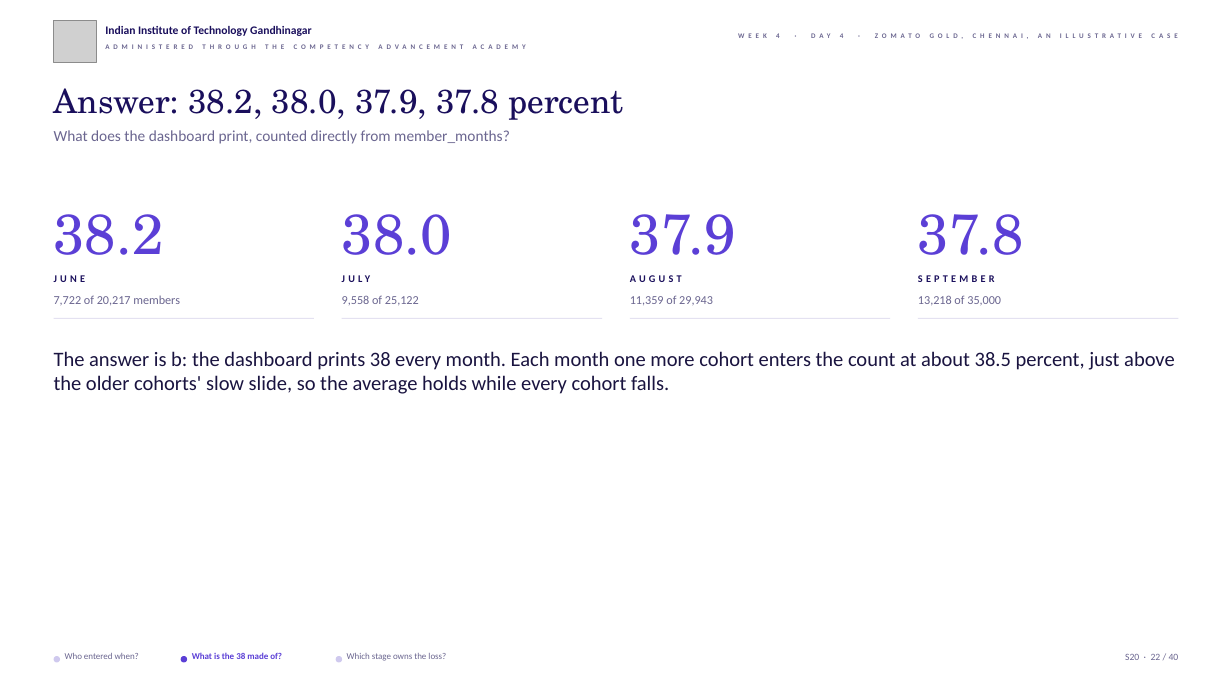
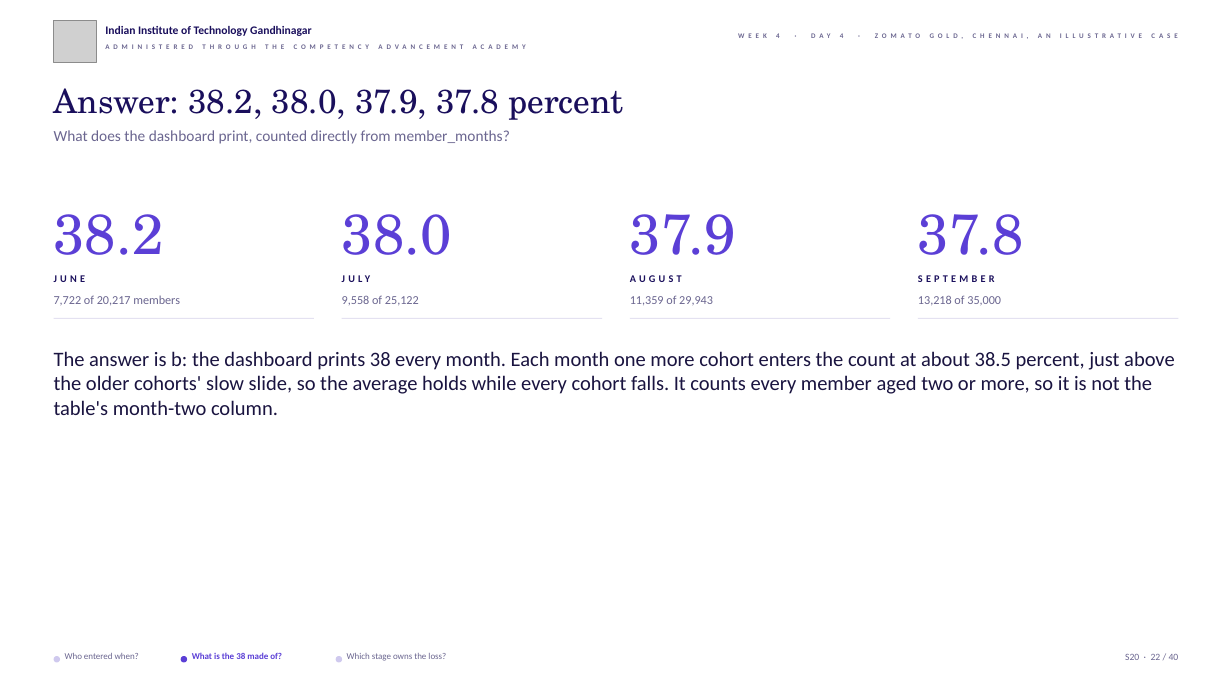
Before and after one commit to fde-academy-lab/c2-content-factory, a slide deck: slide 22 of content/W04/D4/slides/C2_W04_D04_half1_STUDENT.pptx. Drawn at 1232x693 pixels with LibreOffice and Linux fonts; fonts in the diff are those of the drawing; grey boxes stand for pictures; background and template pictures are left out. Boxes give left, top, right and bottom in pixels: in the first picture for what was removed or moved away, otherwise in the second. Text is boxed around its words. In the diff, an @@ line names an element or a change of style, - is before the commit and + after.

```diff
--- a/content/W04/D4/slides/C2_W04_D04_half1_STUDENT.pptx
+++ b/content/W04/D4/slides/C2_W04_D04_half1_STUDENT.pptx
@@ text at (x1=54, y1=351, x2=1174, y2=415): text changed @@
-The answer is b: the dashboard prints 38 every month. Each month one more cohort enters the count at about 38.5 percent, just above the older cohorts' slow slide, so the average holds while every cohort falls.
+The answer is b: the dashboard prints 38 every month. Each month one more cohort enters the count at about 38.5 percent, just above the older cohorts' slow slide, so the average holds while every cohort falls. It counts every member aged two or more, so it is not the table's month-two column.
```
Also in this commit, not shown: 38 other files.
